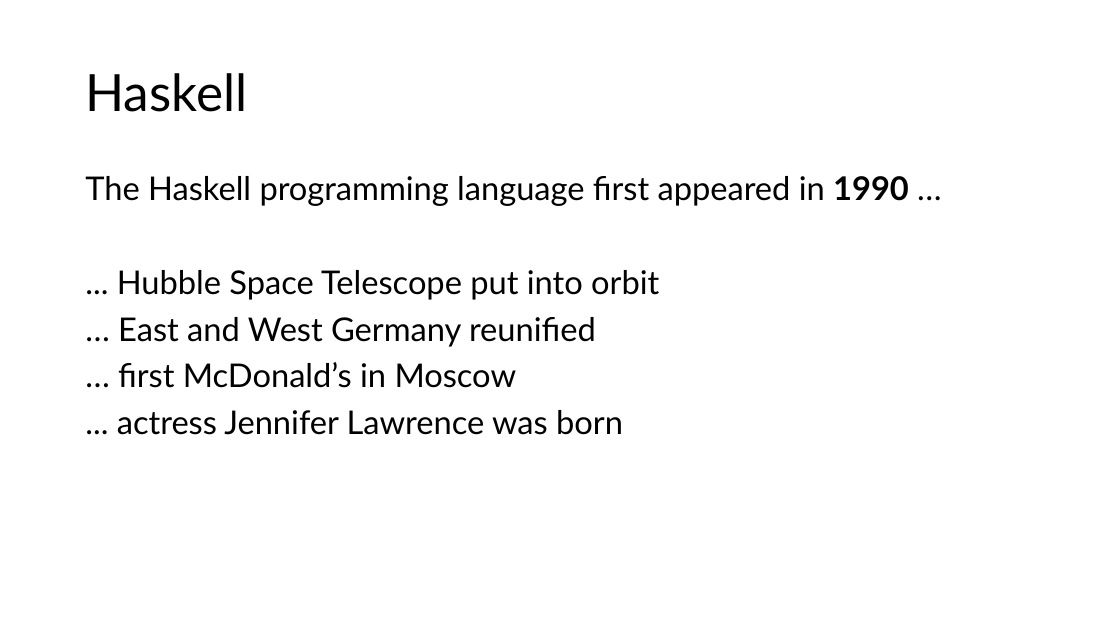
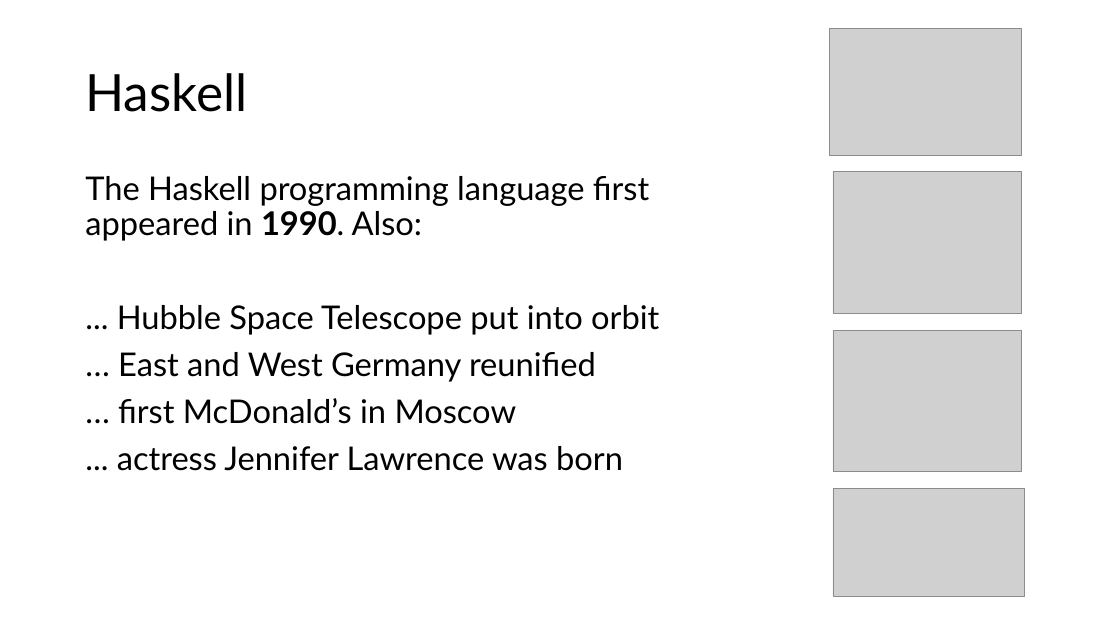
Before and after one commit to tjd1234/cmpt383fall2026, a slide deck: slide 2 of haskell/haskell_intro.pptx. Drawn at 1120x630 pixels with LibreOffice and Linux fonts; fonts in the diff are those of the drawing; grey boxes stand for pictures. Boxes give left, top, right and bottom in pixels: in the first picture for what was removed or moved away, otherwise in the second. Text is boxed around its words. In the diff, an @@ line names an element or a change of style, - is before the commit and + after.

```diff
--- a/haskell/haskell_intro.pptx
+++ b/haskell/haskell_intro.pptx
@@ picture added at box(829, 29, 1022, 155) @@
@@ text at box(85, 176, 649, 241): text changed @@
-The Haskell programming language first appeared in 1990 …
+The Haskell programming language first appeared in 1990. Also:
@@ picture added at box(833, 171, 1023, 313) @@
@@ picture added at box(833, 331, 1023, 472) @@
@@ picture added at box(833, 489, 1025, 597) @@
```
Also in this commit, not shown: 5 other slides changed, 3 slides added.
